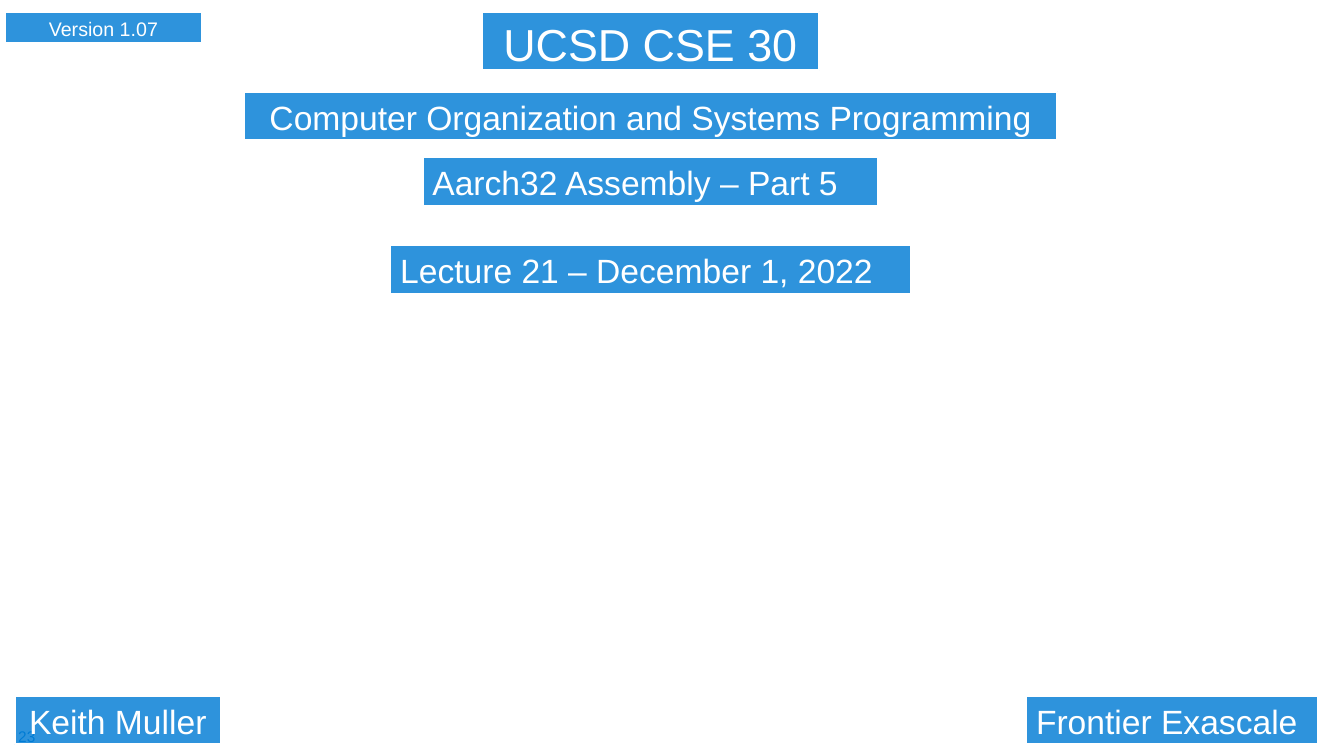
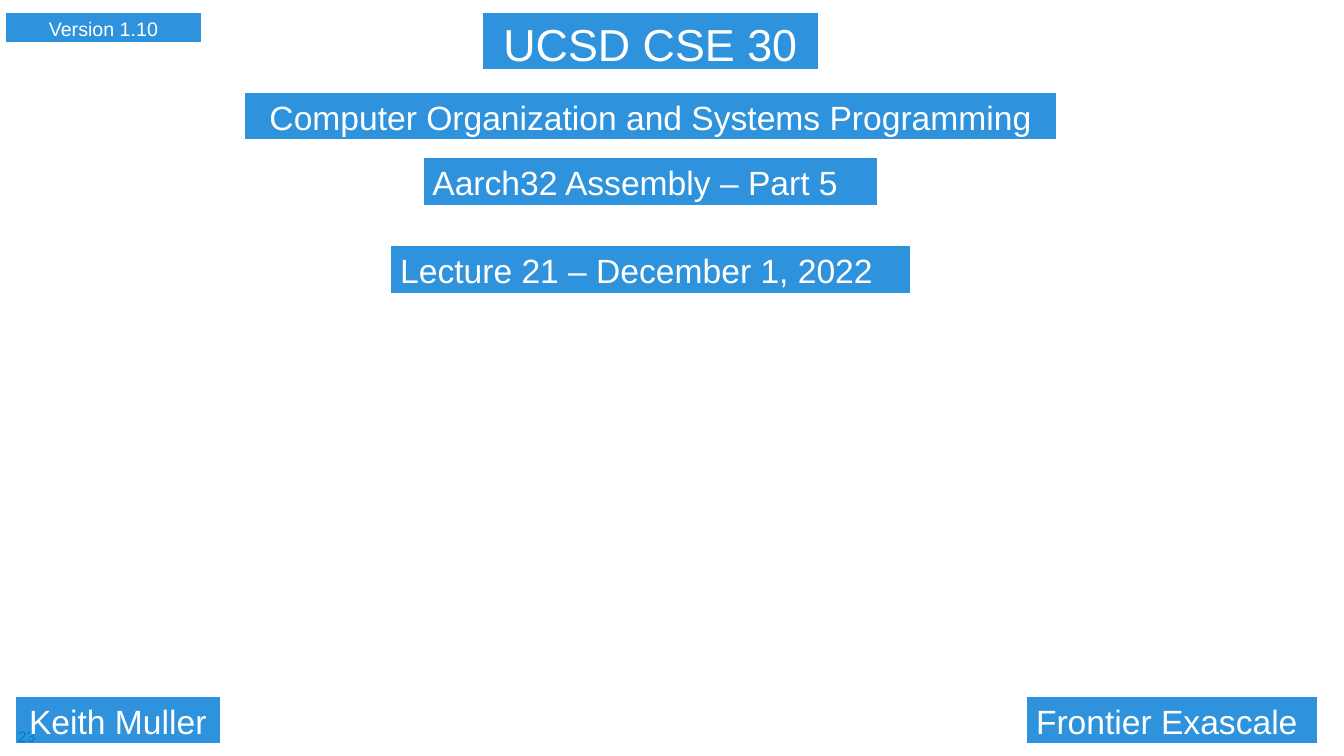
Before and after one commit to cse30-fa22/Muller_CSE30_Lecture_Slides, a slide deck: slide 23 of 10_Assm_Part5.pptx. Drawn at 1344x756 pixels with LibreOffice and Linux fonts; fonts in the diff are those of the drawing; background and template pictures are left out. Boxes give left, top, right and bottom in pixels: in the first picture for what was removed or moved away, otherwise in the second. Text is boxed around its words. In the diff, an @@ line names an element or a change of style, - is before the commit and + after.

```diff
--- a/10_Assm_Part5.pptx
+++ b/10_Assm_Part5.pptx
@@ text in rectangle at (49,21,158,36): text changed @@
-Version 1.07
+Version 1.10
```
Also in this commit, not shown: 4 other slides changed, 1 other file.
